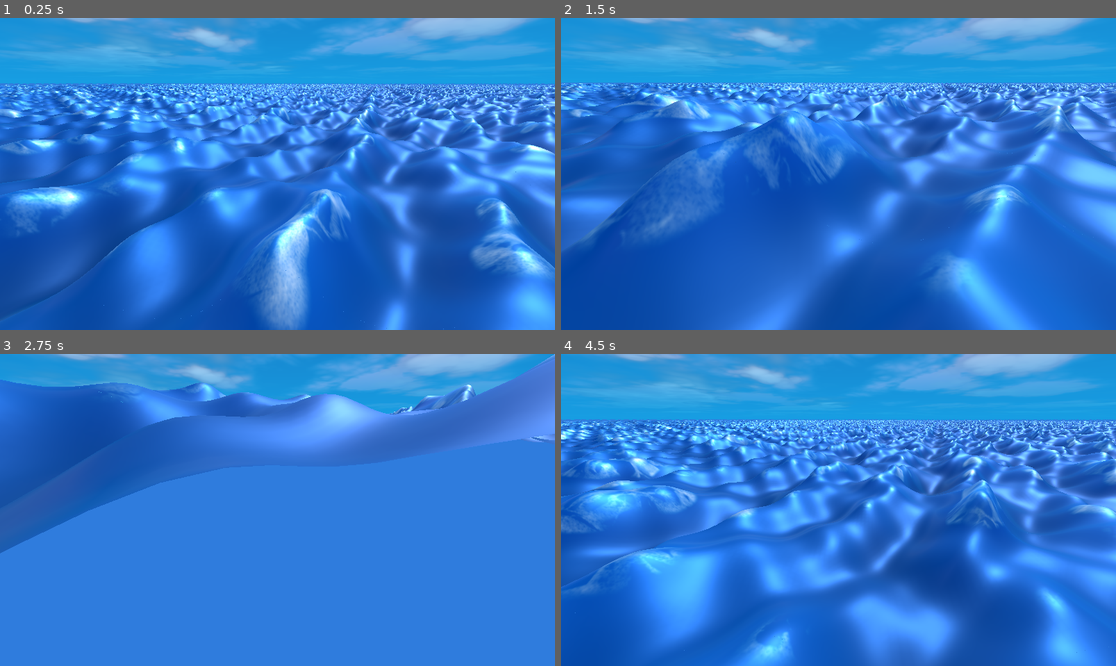
Above: before the commit, frames 1-4 (two rows, left to right).
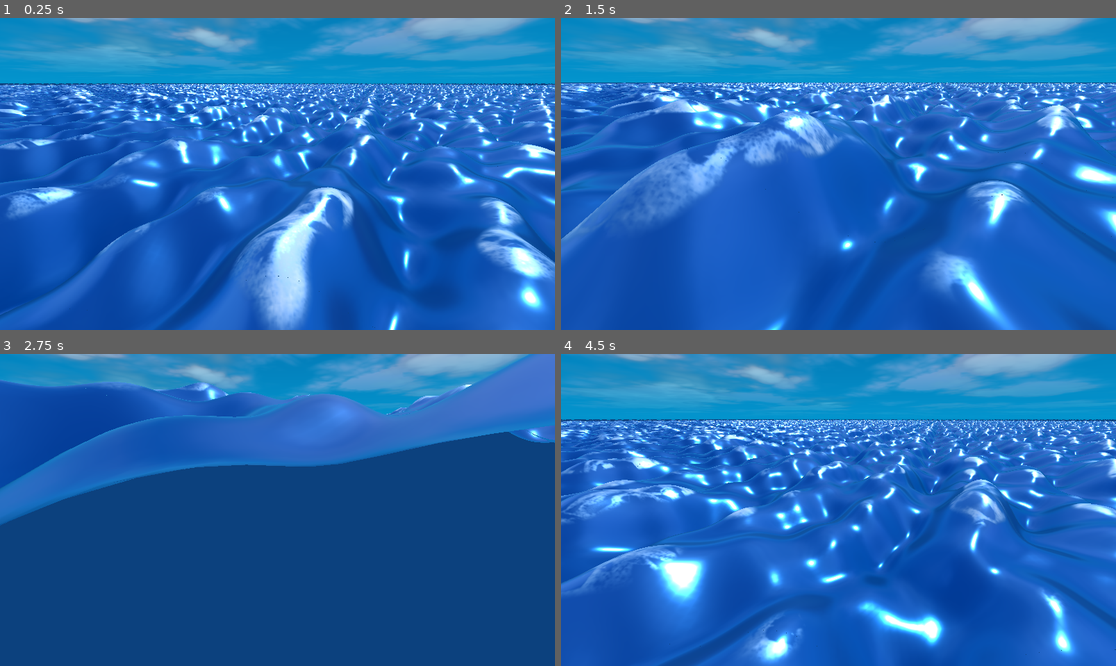
Above: after the commit, the same moments.

Repository: armedturret/Godot-Wave-Simulation
Game: Godot game, scene res://scenes/gerstner_ocean.tscn
The game is run twice, just before and just after one commit, with the same random seed, the same clock (stepped at 60 frames per second) and the same inputs.
Inputs (mouse positions are in pixels of both pictures, inside the frame that each line leads up to):
- Up to frame 1 (0.25 s): no input
- Up to frame 2 (1.5 s): tap Enter at 0.5 s; move the mouse to (960, 158) at 0.52 s; hold Right (ui_right) 0.53-1.28 s; tap Shift at 0.6, 1.35 s; click (960, 158) at 0.67 s; move the mouse to (727, 189) at 1.27 s; hold Q (move_down) from 1.28 s (still down)
- Up to frame 3 (2.75 s): move the mouse to (333, 441) at 2.02 s; release Q (move_down) at 2.03 s; hold Right (ui_right) from 2.03 s (still down); tap Shift at 2.1 s
- Up to frame 4 (4.5 s): move the mouse to (810, 572) at 2.77 s; release Right (ui_right) at 2.78 s; hold E (move_up) 2.78-3.53 s; tap Shift at 2.85, 3.6, 4.35 s; click (810, 572) at 2.92 s; move the mouse to (1005, 556) at 3.52 s; hold Left (ui_left) from 3.53 s (still down); move the mouse to (672, 463) at 4.27 s

The runs differ from the first frame. In frame 1, 39% of the frame differs, in the area x 0-100%, y 0-100%; in frame 2, 32%; in frame 3, 75%; in frame 4, 42%.

Commit message:
Improved wave settings slightly

Diff:
--- a/environment.tres
+++ b/environment.tres
@@ -10,7 +10,7 @@
 shader_parameter/sunset_bottom_color = Color(1, 0.5, 0.7, 1)
 shader_parameter/night_top_color = Color(0.02, 0, 0.04, 1)
 shader_parameter/night_bottom_color = Color(0.1, 0, 0.2, 1)
-shader_parameter/horizon_color = Color(0.1882353, 0.4862745, 0.8666667, 1)
+shader_parameter/horizon_color = Color(0.05882353, 0.25490198, 0.49411765, 1)
 shader_parameter/horizon_blur = 0.03999999910592
 shader_parameter/sun_color = Color(10, 8, 1, 1)
 shader_parameter/sun_sunset_color = Color(10, 0, 0, 1)
@@ -44,7 +44,7 @@
 reflected_light_source = 2
 fog_enabled = true
 fog_mode = 1
-fog_light_color = Color(0.1882353, 0.4862745, 0.8666667, 1)
+fog_light_color = Color(0.057100892, 0.25394887, 0.4947809, 1)
 fog_density = 1.0
 fog_sky_affect = 0.294
 fog_depth_begin = 1400.0
--- a/materials/ocean_material.tres
+++ b/materials/ocean_material.tres
@@ -18,5 +18,5 @@
 shader_parameter/phases = Array[float]([6.060573533753331, 1.0624289318982283, 4.663026372353652, 4.743966357233218, 0.8931180664361057, 3.1044772211169707, 5.8452494374624555, 1.508048285252965, 1.073034943979326, 2.5370991425176106, 4.12942797477273, 4.706752463783408])
 shader_parameter/max_albedo = Color(0.34706634, 0.64896065, 0.9999928, 1)
 shader_parameter/min_albedo = Color(0, 0.40516204, 0.7618961, 1)
-shader_parameter/roughness = 0.5010000237975
+shader_parameter/roughness = 0.258000012255
 shader_parameter/metallic = 0.8800000418
--- a/materials/ocean_material_rough.tres
+++ b/materials/ocean_material_rough.tres
@@ -7,7 +7,7 @@
 [resource]
 render_priority = 0
 shader = ExtResource("1_na7y4")
-shader_parameter/steepness = 1.0
+shader_parameter/steepness = 0.0010000000475
 shader_parameter/noise = ExtResource("3_2g6xc")
 shader_parameter/noise_scale = 0.0
 shader_parameter/uv_to_world_ratio = 100.0
@@ -16,9 +16,9 @@
 shader_parameter/foam_full = 0.0
 shader_parameter/amp = Array[float]([0.505956534265539, 1.5, 0.8, 0.9, 1.8, 0.6, 0.189, 0.732, 0.468, 1.5, 0.2, 0.5403166345277984])
 shader_parameter/wave_dirs = Array[Vector2]([Vector2(-0.99774665, 0.06709453), Vector2(-0.402, 0.416), Vector2(0.745883 …(304 unchanged characters)…
-shader_parameter/wave_lens = Array[float]([31.18668857046974, 49.283168973950815, 21.76871136023358, 13.940258841245909, 19.520693072789676, 22.640627787916777, 7.0, 33.75511833116773, 11.075623075636074, 35.84603714066714, 30.74457803060322, 18.066498410119298])
-shader_parameter/phases = Array[float]([2.57948927590004, 4.296579869281454, 5.591291007287704, 2.948628380434477, 2.6391094753296027, 2.010005072531214, 0.31289123172782896, 1.8127945457767867, 6.080621689507597, 5.000512905080933, 2.527038737494476, 2.733947453247491])
-shader_parameter/max_albedo = Color(0, 0.52720785, 0.98741776, 1)
-shader_parameter/min_albedo = Color(0, 0.24617967, 0.48038316, 1)
-shader_parameter/roughness = 0.5010000237975
-shader_parameter/metallic = 0.5550000263625
+shader_parameter/wave_lens = Array[float]([31.18668857046974, 49.283168973950815, 21.76871136023358, 13.940258841245909, 19.520693072789676, 22.640627787916777, 7.0, 33.75511833116773, 11.075623075636074, 35.84603714066714, 30.74457803060322, 18.066498410119294])
+shader_parameter/phases = Array[float]([2.57948927590004, 4.296579869281454, 5.591291007287704, 2.948628380434477, 2.6391094753296027, 2.010005072531214, 0.31289123172782896, 1.812794545776787, 6.080621689507597, 5.000512905080933, 2.527038737494476, 2.733947453247491])
+shader_parameter/max_albedo = Color(0.34901962, 0.64705884, 1, 1)
+shader_parameter/min_albedo = Color(0, 0.40392157, 0.7607843, 1)
+shader_parameter/roughness = 0.1330000063175
+shader_parameter/metallic = 0.86800004123
--- a/scenes/gerstner_ocean.tscn
+++ b/scenes/gerstner_ocean.tscn
@@ -30,7 +30,7 @@
 [sub_resource type="Resource" id="Resource_3pl04"]
 script = ExtResource("4_iqywx")
 mesh = ExtResource("9_drgyt")
-min_distance = 1000.0
+min_distance = 1500.0
 metadata/_custom_type_script = "uid://ci3p2rtj3liu8"
 
 [node name="GerstnerOcean" type="Node3D" unique_id=192684016]
--- a/shaders/ocean_gerstner.gdshader
+++ b/shaders/ocean_gerstner.gdshader
@@ -104,10 +104,11 @@
 		foam_percent = 1.0f - smoothstep(foam_full, foam_start, norm_vert_unsteep);
 
 	if (foam_percent > 0.0f)
-		ALBEDO = mix(ALBEDO, vec3(1.0f), texture(foam, uv_calculated).r * foam_percent);
+		foam_percent = texture(foam, uv_calculated).r * foam_percent;
+		ALBEDO = mix(ALBEDO, vec3(1.0f), foam_percent);
 
-	ROUGHNESS = roughness;
-	METALLIC = metallic;
+	ROUGHNESS = (1.0f - foam_percent) * roughness + foam_percent;
+	METALLIC = (1.0f - foam_percent) * metallic;
 }
 
 //void light() {
Not shown: 2 places in scenes/gerstner_ocean.tscn that only renumber resources
